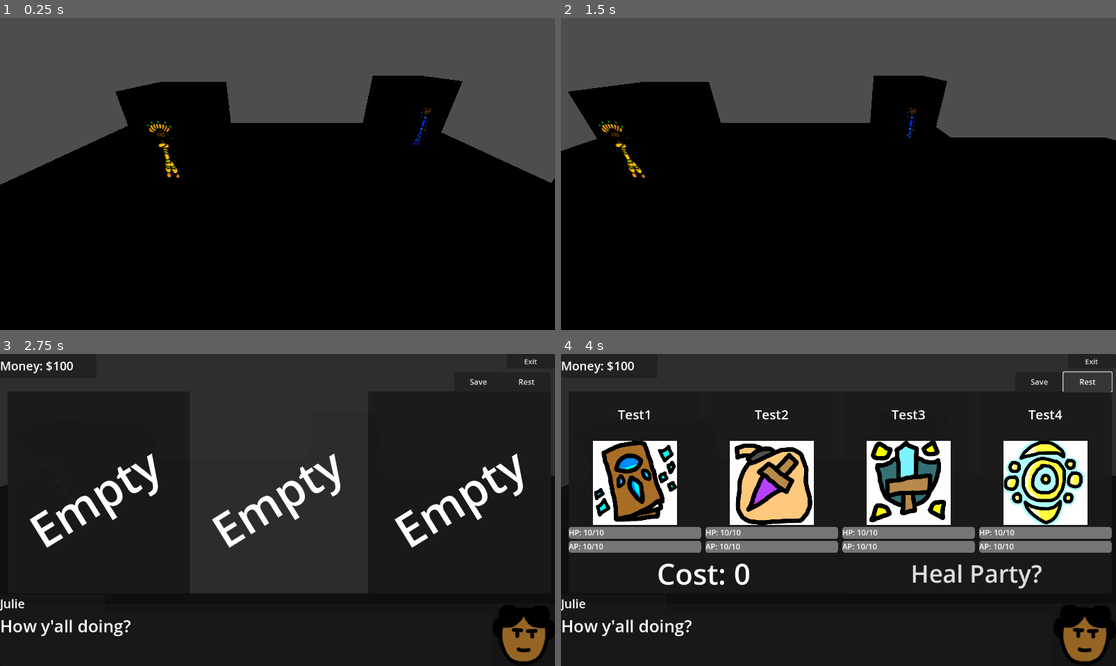
Above: before the commit, frames 1-4 (two rows, left to right).
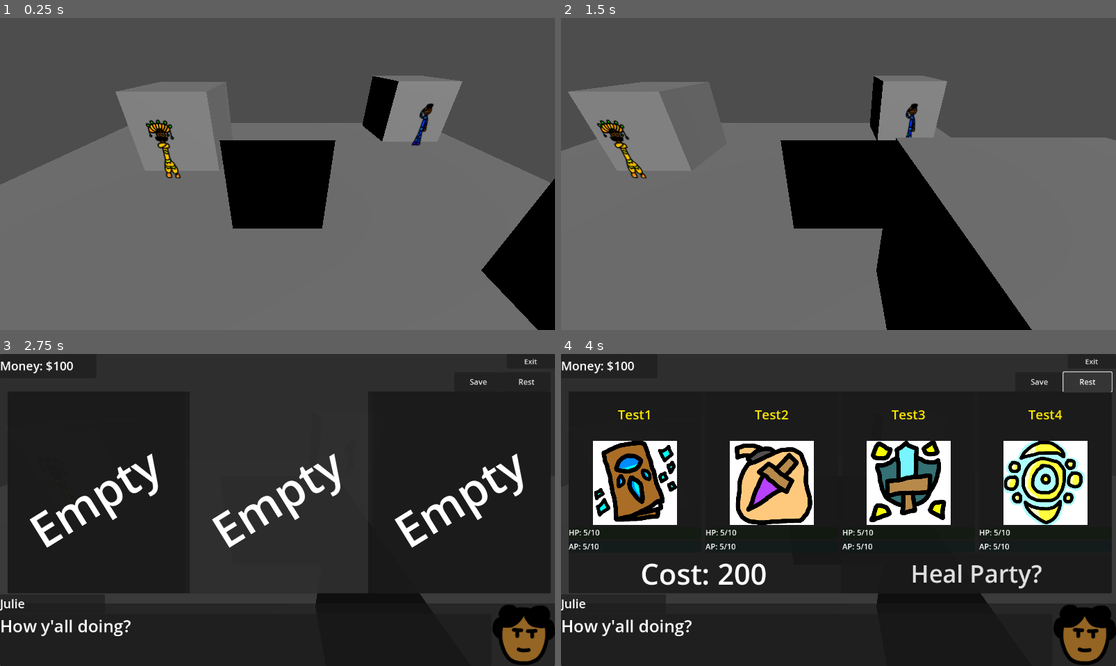
Above: after the commit, the same moments.

Repository: eneumont/towermercs
Game: Godot game, scene res://Scenes/Town/Town1.tscn
The game is run twice, just before and just after one commit, with the same random seed, the same clock (stepped at 60 frames per second) and the same inputs. This scene is started directly instead of the project's main scene.
Inputs (mouse positions are in pixels of both pictures, inside the frame that each line leads up to):
- Up to frame 1 (0.25 s): no input
- Up to frame 2 (1.5 s): tap Enter at 0.5 s; move the mouse to (960, 158) at 0.52 s; hold D (move_right) 0.53-1.25 s; tap L (circle) at 0.6 s; click (960, 158) at 0.67 s; drag from (727, 189) to (810, 236) at 1.27 s
- Up to frame 3 (2.75 s): tap Z (confirm) at 2 s; move the mouse to (333, 441) at 2.02 s; hold D (move_right) from 2.03 s (still down); tap K (cross) at 2.1 s
- Up to frame 4 (4 s): release D (move_right) at 2.75 s; click "Save" at 2.75 s; click "Rest" at 3.5 s

The runs differ from the first frame. In frame 1, 56% of the frame differs, in the area x 0-100%, y 18-100%; in frame 2, 55%; in frame 3, 2.7%; in frame 4, 11%.

Commit message:
ability to exit and shop/smithy good
work on inn and guild

Diff:
--- a/Scenes/Field/Field1.tscn
+++ b/Scenes/Field/Field1.tscn
@@ -1,14 +1,17 @@
-[gd_scene load_steps=11 format=3 uid="uid://dyxmexnwwt7i3"]
+[gd_scene load_steps=13 format=3 uid="uid://dyxmexnwwt7i3"]
 
 [ext_resource type="Script" uid="uid://dcxxouomxwvev" path="res://Scripts/Field/field.gd" id="1_46v5i"]
 [ext_resource type="AudioStream" uid="uid://basqyoad0w2kt" path="res://Audio/field.mp3" id="2_elxp8"]
 [ext_resource type="Script" uid="uid://bhcbewusdisi2" path="res://Scripts/Field/field_spawner.gd" id="2_rcrrr"]
 [ext_resource type="Script" uid="uid://bl76v205yksnu" path="res://Scripts/Field/field_foe.gd" id="4_ycybe"]
 [ext_resource type="PackedScene" uid="uid://dpcrab6x40y70" path="res://Scenes/Models/GoblinModel.tscn" id="5_ap43e"]
+[ext_resource type="Script" uid="uid://c6hqoke1s4v3d" path="res://Scripts/Field/area_exit.gd" id="6_ap43e"]
 
 [sub_resource type="PlaneMesh" id="PlaneMesh_xqksw"]
 
 [sub_resource type="WorldBoundaryShape3D" id="WorldBoundaryShape3D_46v5i"]
+
+[sub_resource type="BoxShape3D" id="BoxShape3D_il158"]
 
 [sub_resource type="SphereShape3D" id="SphereShape3D_1dmhx"]
 radius = 1.8833563
@@ -48,6 +51,16 @@
 [node name="DirectionalLight3D" type="DirectionalLight3D" parent="Layout"]
 transform = Transform3D(1, 0, 0, 0, 0.89712733, 0.44177204, 0, -0.44177204, 0.89712733, 0.2790215, 4.516794, 6.681136)
 
+[node name="AreaExits" type="Node3D" parent="Layout"]
+
+[node name="Exit1" type="Area3D" parent="Layout/AreaExits"]
+transform = Transform3D(20, 0, 0, 0, 1.003, 0, 0, 0, 0.34525174, 0, 0.35931683, 9.850746)
+script = ExtResource("6_ap43e")
+area_name = "WorldMap/WorldMap"
+
+[node name="CollisionShape3D" type="CollisionShape3D" parent="Layout/AreaExits/Exit1"]
+shape = SubResource("BoxShape3D_il158")
+
 [node name="Spawners" type="Node3D" parent="."]
 
 [node name="Enemies" type="Node3D" parent="Spawners"]
@@ -77,3 +90,5 @@
 battle = "Battlefield1"
 
 [node name="Items" type="Node3D" parent="Spawners"]
+
+[connection signal="body_entered" from="Layout/AreaExits/Exit1" to="Layout/AreaExits/Exit1" method="body_enter"]
--- a/Scenes/Town/Town1.tscn
+++ b/Scenes/Town/Town1.tscn
@@ -1,8 +1,9 @@
-[gd_scene load_steps=26 format=3 uid="uid://btu1v6saoqr4b"]
+[gd_scene load_steps=28 format=3 uid="uid://btu1v6saoqr4b"]
 
 [ext_resource type="Script" uid="uid://bm66u66flbrof" path="res://Scripts/Town/town.gd" id="1_cj8ww"]
 [ext_resource type="PackedScene" uid="uid://io47n3nqwx51" path="res://Scenes/Town/Building.tscn" id="2_hcele"]
 [ext_resource type="AudioStream" uid="uid://b1sep0lbc810f" path="res://Audio/town.mp3" id="2_jpqto"]
+[ext_resource type="Script" uid="uid://c6hqoke1s4v3d" path="res://Scripts/Field/area_exit.gd" id="3_2qdg4"]
 [ext_resource type="Texture2D" uid="uid://uc20vlk0v6b2" path="res://Images/Textures/Npcs/Town/ItemShopOwner.png" id="3_4bqyj"]
 [ext_resource type="PackedScene" uid="uid://cpb2aldgant03" path="res://Scenes/UI/ShopUI.tscn" id="3_jqrpi"]
 [ext_resource type="Texture2D" uid="uid://cnxrbk584ajnu" path="res://Images/Textures/Icons/Npcs/InnPic.png" id="5_l6vfj"]
@@ -19,6 +20,8 @@
 
 [sub_resource type="WorldBoundaryShape3D" id="WorldBoundaryShape3D_prh3m"]
 
+[sub_resource type="BoxShape3D" id="BoxShape3D_7p6jb"]
+
 [sub_resource type="BoxMesh" id="BoxMesh_8ayox"]
 
 [sub_resource type="AtlasTexture" id="AtlasTexture_u8728"]
@@ -85,14 +88,29 @@
 script = ExtResource("1_cj8ww")
 audio = ExtResource("2_jpqto")
 
-[node name="Ground" type="StaticBody3D" parent="."]
-
-[node name="MeshInstance3D" type="MeshInstance3D" parent="Ground"]
+[node name="Layout" type="Node3D" parent="."]
+
+[node name="Ground" type="StaticBody3D" parent="Layout"]
+
+[node name="MeshInstance3D" type="MeshInstance3D" parent="Layout/Ground"]
 transform = Transform3D(10, 0, 0, 0, 10, 0, 0, 0, 10, 0, 0, 0)
 mesh = SubResource("PlaneMesh_uxqnv")
 
-[node name="CollisionShape3D" type="CollisionShape3D" parent="Ground"]
+[node name="CollisionShape3D" type="CollisionShape3D" parent="Layout/Ground"]
 shape = SubResource("WorldBoundaryShape3D_prh3m")
+
+[node name="DirLight" type="DirectionalLight3D" parent="Layout"]
+transform = Transform3D(0.90180236, -0.10421687, 0.41939405, -0.14071527, 0.8467806, 0.512993, -0.4085973, -0.5216334, 0.7489639, 0, 0, 0)
+
+[node name="AreaExits" type="Node3D" parent="Layout"]
+
+[node name="Exit1" type="Area3D" parent="Layout/AreaExits"]
+transform = Transform3D(20, 0, 0, 0, 1.003, 0, 0, 0, 0.34525174, 0, 0.35931683, 9.850746)
+script = ExtResource("3_2qdg4")
+area_name = "WorldMap/WorldMap"
+
+[node name="CollisionShape3D" type="CollisionShape3D" parent="Layout/AreaExits/Exit1"]
+shape = SubResource("BoxShape3D_7p6jb")
 
 [node name="Buildings" type="Node" parent="."]
 
@@ -214,3 +232,5 @@
 accessory_inventory = Array[String](["Hairpin_1"])
 
 [node name="Non" type="Node" parent="Buildings"]
+
+[connection signal="body_entered" from="Layout/AreaExits/Exit1" to="Layout/AreaExits/Exit1" method="body_enter"]
--- a/Scenes/UI/InnPartySlot.tscn
+++ b/Scenes/UI/InnPartySlot.tscn
@@ -16,6 +16,7 @@
 grow_vertical = 2
 
 [node name="NameTxt" type="Label" parent="VBox"]
+self_modulate = Color(1, 0.9137255, 0, 1)
 custom_minimum_size = Vector2(0, 100)
 layout_mode = 2
 theme_override_font_sizes/font_size = 27
@@ -32,6 +33,7 @@
 expand_mode = 4
 
 [node name="HealthBar" type="ProgressBar" parent="VBox"]
+self_modulate = Color(0, 1, 0, 1)
 custom_minimum_size = Vector2(0, 25)
 layout_mode = 2
 value = 67.0
@@ -47,6 +49,7 @@
 text = "HP: 67/100"
 
 [node name="ArtistryBar" type="ProgressBar" parent="VBox"]
+self_modulate = Color(0, 1, 1, 1)
 custom_minimum_size = Vector2(0, 25)
 layout_mode = 2
 value = 44.0
--- a/Scenes/UI/PlayerMenu/PlayerMenu.tscn
+++ b/Scenes/UI/PlayerMenu/PlayerMenu.tscn
@@ -60,13 +60,14 @@
 layout_mode = 2
 size_flags_vertical = 3
 
-[node name="MenuBtns" type="Button" parent="MainMenu/MenuBtns/MidBox" node_paths=PackedStringArray("menu")]
+[node name="MenuArtBtn" type="Button" parent="MainMenu/MenuBtns/MidBox" node_paths=PackedStringArray("menu")]
 custom_minimum_size = Vector2(50, 50)
 layout_mode = 2
 size_flags_horizontal = 6
 size_flags_vertical = 4
 script = ExtResource("2_a0fii")
 menu = NodePath("../../../..")
+menu_num = 2
 
 [node name="MenuBtns2" type="Button" parent="MainMenu/MenuBtns/MidBox" node_paths=PackedStringArray("menu")]
 custom_minimum_size = Vector2(50, 50)
@@ -80,13 +81,14 @@
 layout_mode = 2
 size_flags_vertical = 3
 
-[node name="MenuBtns" type="Button" parent="MainMenu/MenuBtns/BotBox" node_paths=PackedStringArray("menu")]
+[node name="MenuItemBtn" type="Button" parent="MainMenu/MenuBtns/BotBox" node_paths=PackedStringArray("menu")]
 custom_minimum_size = Vector2(50, 50)
 layout_mode = 2
 size_flags_horizontal = 6
 size_flags_vertical = 4
 script = ExtResource("2_a0fii")
 menu = NodePath("../../../..")
+menu_num = 1
 
 [node name="Button1" type="Button" parent="MainMenu" node_paths=PackedStringArray("menu")]
 layout_mode = 0
@@ -99,6 +101,7 @@
 menu = NodePath("../..")
 
 [node name="NameTxt" type="Label" parent="MainMenu/Button1"]
+self_modulate = Color(1, 0.9137255, 0, 1)
 layout_mode = 0
 offset_left = 48.01071
 offset_top = -3.8694587
@@ -160,7 +163,7 @@
 text = "AP: 99/99"
 
 [node name="SPtxt" type="Label" parent="MainMenu/Button1/ValuesBox"]
-self_modulate = Color(1, 0.078431375, 0.16862746, 1)
+self_modulate = Color(1, 0.078431375, 0.7529412, 1)
 layout_mode = 2
 text = "SP: 99999"
 horizontal_alignment = 1
@@ -177,6 +180,7 @@
 pos = 3
 
 [node name="NameTxt" type="Label" parent="MainMenu/Button4"]
+self_modulate = Color(1, 0.9137255, 0, 1)
 layout_mode = 0
 offset_left = 48.01071
 offset_top = -3.8694587
@@ -238,7 +242,7 @@
 text = "AP: 99/99"
 
 [node name="SPtxt" type="Label" parent="MainMenu/Button4/ValuesBox"]
-self_modulate = Color(1, 0.078431375, 0.16862746, 1)
+self_modulate = Color(1, 0.078431375, 0.7529412, 1)
 layout_mode = 2
 text = "SP: 99999"
 horizontal_alignment = 1
@@ -255,6 +259,7 @@
 pos = 1
 
 [node name="NameTxt" type="Label" parent="MainMenu/Button2"]
+self_modulate = Color(1, 0.9137255, 0, 1)
 layout_mode = 0
 offset_left = 48.01071
 offset_top = -3.8694587
@@ -316,7 +321,7 @@
 text = "AP: 99/99"
 
 [node name="SPtxt" type="Label" parent="MainMenu/Button2/ValuesBox"]
-self_modulate = Color(1, 0.078431375, 0.16862746, 1)
+self_modulate = Color(1, 0.078431375, 0.7529412, 1)
 layout_mode = 2
 text = "SP: 99999"
 horizontal_alignment = 1
@@ -333,6 +338,7 @@
 pos = 2
 
 [node name="NameTxt" type="Label" parent="MainMenu/Button3"]
+self_modulate = Color(1, 0.9137255, 0, 1)
 layout_mode = 0
 offset_left = 48.01071
 offset_top = -3.8694587
@@ -394,7 +400,7 @@
 text = "AP: 99/99"
 
 [node name="SPtxt" type="Label" parent="MainMenu/Button3/ValuesBox"]
-self_modulate = Color(1, 0.078431375, 0.16862746, 1)
+self_modulate = Color(1, 0.078431375, 0.7529412, 1)
 layout_mode = 2
 text = "SP: 99999"
 horizontal_alignment = 1
@@ -411,6 +417,7 @@
 pos = 4
 
 [node name="NameTxt" type="Label" parent="MainMenu/Button5"]
+self_modulate = Color(1, 0.9137255, 0, 1)
 layout_mode = 1
 anchors_preset = 10
 anchor_right = 1.0
@@ -478,7 +485,7 @@
 text = "AP: 99/99"
 
 [node name="SPtxt" type="Label" parent="MainMenu/Button5/ValuesBox"]
-self_modulate = Color(1, 0.078431375, 0.16862746, 1)
+self_modulate = Color(1, 0.078431375, 0.7529412, 1)
 layout_mode = 2
 text = "SP: 99999"
 horizontal_alignment = 1
@@ -495,6 +502,7 @@
 pos = 5
 
 [node name="NameTxt" type="Label" parent="MainMenu/Button6"]
+self_modulate = Color(1, 0.9137255, 0, 1)
 layout_mode = 1
 anchors_preset = 10
 anchor_right = 1.0
@@ -562,7 +570,7 @@
 text = "AP: 99/99"
 
 [node name="SPtxt" type="Label" parent="MainMenu/Button6/ValuesBox"]
-self_modulate = Color(1, 0.078431375, 0.16862746, 1)
+self_modulate = Color(1, 0.078431375, 0.7529412, 1)
 layout_mode = 2
 text = "SP: 99999"
 horizontal_alignment = 1
@@ -682,9 +690,9 @@
 [connection signal="button_up" from="MainMenu/MenuBtns/TopBox/MenuBtns" to="MainMenu/MenuBtns/TopBox/MenuBtns" method="menu_click"]
 [connection signal="button_up" from="MainMenu/MenuBtns/TopBox/MenuBtns2" to="MainMenu/MenuBtns/TopBox/MenuBtns2" method="menu_click"]
 [connection signal="button_up" from="MainMenu/MenuBtns/TopBox/MenuBtns3" to="MainMenu/MenuBtns/TopBox/MenuBtns3" method="menu_click"]
-[connection signal="button_up" from="MainMenu/MenuBtns/MidBox/MenuBtns" to="MainMenu/MenuBtns/MidBox/MenuBtns" method="menu_click"]
+[connection signal="button_up" from="MainMenu/MenuBtns/MidBox/MenuArtBtn" to="MainMenu/MenuBtns/MidBox/MenuArtBtn" method="menu_click"]
 [connection signal="button_up" from="MainMenu/MenuBtns/MidBox/MenuBtns2" to="MainMenu/MenuBtns/MidBox/MenuBtns2" method="menu_click"]
-[connection signal="button_up" from="MainMenu/MenuBtns/BotBox/MenuBtns" to="MainMenu/MenuBtns/BotBox/MenuBtns" method="menu_click"]
+[connection signal="button_up" from="MainMenu/MenuBtns/BotBox/MenuItemBtn" to="MainMenu/MenuBtns/BotBox/MenuItemBtn" method="menu_click"]
 [connection signal="button_up" from="MainMenu/Button1" to="MainMenu/Button1" method="char_click"]
 [connection signal="button_up" from="MainMenu/Button4" to="MainMenu/Button4" method="char_click"]
 [connection signal="button_up" from="MainMenu/Button2" to="MainMenu/Button2" method="char_click"]
--- a/Scripts/Characters/being_data.gd
+++ b/Scripts/Characters/being_data.gd
@@ -37,7 +37,7 @@
 var display_name: String
 var cur_level: int
 var cur_exp: int
-var curHP: int = 10
+var curHP: int = 5
 var maxHP: int = 10
 
 var stats: Dictionary = {
--- a/Scripts/Characters/char_data.gd
+++ b/Scripts/Characters/char_data.gd
@@ -21,7 +21,7 @@
 var max_exp: int
 var cur_sp: int
 var class_type: ClassType
-var curAP: int = 10
+var curAP: int = 5
 var maxAP: int = 10
 
 var growths: Dictionary = {
--- /dev/null
+++ b/Scripts/Field/area_exit.gd
@@ -0,0 +1,8 @@
+extends Area3D
+
+@export var area_name: String
+@export var pos: Vector3 = Vector3.ZERO
+
+func body_enter(body: Node3D):
+	if body is CharacterBody3D:
+		SceneManager.new_scene(area_name, pos)
--- a/Scripts/Town/inn_save_slot.gd
+++ b/Scripts/Town/inn_save_slot.gd
@@ -25,9 +25,40 @@
 		full.visible = true
 		name_txt.text = s_data["name"]
 		money_txt.text = "Money: " + str(s_data["money"])
-		collection_txt.text = "Collection " + str(s_data["collection"].size())
+		collection_txt.text = "Collection: " + str(s_data["collection"].size() + s_data["party"].size() + s_data["reserve"].size())
 		area_txt.text = "Area: " + s_data["cur_scn"]
 		time_txt.text = "Time: " + s_data["time"]
+
+		for i in party_img.get_children().size():
+			match int(s_data["party"][i].class_type):
+				CharData.ClassType.KNIGHT:
+					party_img.get_children()[i].texture = load("res://Images/Textures/Icons/Characters/Knight.png")
+				CharData.ClassType.THIEF:
+					party_img.get_children()[i].texture = load("res://Images/Textures/Icons/Characters/Thief.png")
+				CharData.ClassType.MAGE:
+					party_img.get_children()[i].texture = load("res://Images/Textures/Icons/Characters/Mage.png")
+				CharData.ClassType.CLERIC:
+					party_img.get_children()[i].texture = load("res://Images/Textures/Icons/Characters/Cleric.png")
+				CharData.ClassType.ALCHEMIST:
+					party_img.get_children()[i].texture = load("res://Images/Textures/Icons/Characters/Alchemist.png")
+				CharData.ClassType.BARD:
+					party_img.get_children()[i].texture = load("res://Images/Textures/Icons/Characters/Bard.png")
+				CharData.ClassType.BRAWLER:
+					party_img.get_children()[i].texture = load("res://Images/Textures/Icons/Characters/Brawler.png")
+				CharData.ClassType.MEDIC:
+					party_img.get_children()[i].texture = load("res://Images/Textures/Icons/Characters/Medic.png")
+				CharData.ClassType.CLOWN:
+					party_img.get_children()[i].texture = load("res://Images/Textures/Icons/Characters/Clown.png")
+				CharData.ClassType.ARCANIST:
+					party_img.get_children()[i].texture = load("res://Images/Textures/Icons/Characters/Arcanist.png")
+				CharData.ClassType.DRUID:
+					party_img.get_children()[i].texture = load("res://Images/Textures/Icons/Characters/Druid.png")
+				CharData.ClassType.SWORDMASTER:
+					party_img.get_children()[i].texture = load("res://Images/Textures/Icons/Characters/Swordmaster.png")
+				CharData.ClassType.HORROR:
+					party_img.get_children()[i].texture = load("res://Images/Textures/Icons/Characters/Horror.png")
+				CharData.ClassType.WITCH:
+					party_img.get_children()[i].texture = load("res://Images/Textures/Icons/Characters/Witch.png")
 
 func save():
 	SaveManager.save_game(slot, PlayerData.save())
--- a/Scripts/Town/shop_ui.gd
+++ b/Scripts/Town/shop_ui.gd
@@ -25,7 +25,7 @@
 		new_item.pic = load("res://Images/Textures/Icons/Items/" + data.pic)
 		new_item.act_name = data.id
 		new_item.display_name = data.name
-		new_item.own = data.owned
+		new_item.own = PlayerData.inventory[data.id] if PlayerData.inventory.has(data.id) else 0
 		new_item.cost = str(data.buyCost) if buymode else str(data.sellCost)
 		new_item.description = data.description
 		new_item.flavor = data.flavor
@@ -60,9 +60,7 @@
 
 func sell(cost: int, id: String):
 	PlayerData.money += cost
-	if PlayerData.inventory[id] - 1 == 0:
-		PlayerData.inventory[id] = 0
-		PlayerData.inventory.erase(id)
+	if PlayerData.inventory[id] - 1 == 0: PlayerData.inventory.erase(id)
 	else: PlayerData.inventory[id] -= 1
 	shop_setup()
 	talk(false, "Sell")
--- a/Scripts/Town/smithy_ui.gd
+++ b/Scripts/Town/smithy_ui.gd
@@ -46,7 +46,7 @@
 		new_item.pic = load("res://Images/Textures/Icons/Items/" + data.pic)
 		new_item.act_name = data.id
 		new_item.display_name = data.name
-		new_item.own = data.owned
+		new_item.own = PlayerData.inventory[data.id] if PlayerData.inventory.has(data.id) else 0
 		new_item.cost = str(data.buyCost)
 		new_item.description = data.description
 		new_item.flavor = data.flavor
Not shown: 1 places in Scenes/UI/InnPartySlot.tscn that only renumber resources
Not shown: 1 places in Scenes/UI/SmithUI.tscn that only renumber resources
Not shown, added: Scripts/Field/area_exit.gd.uid
